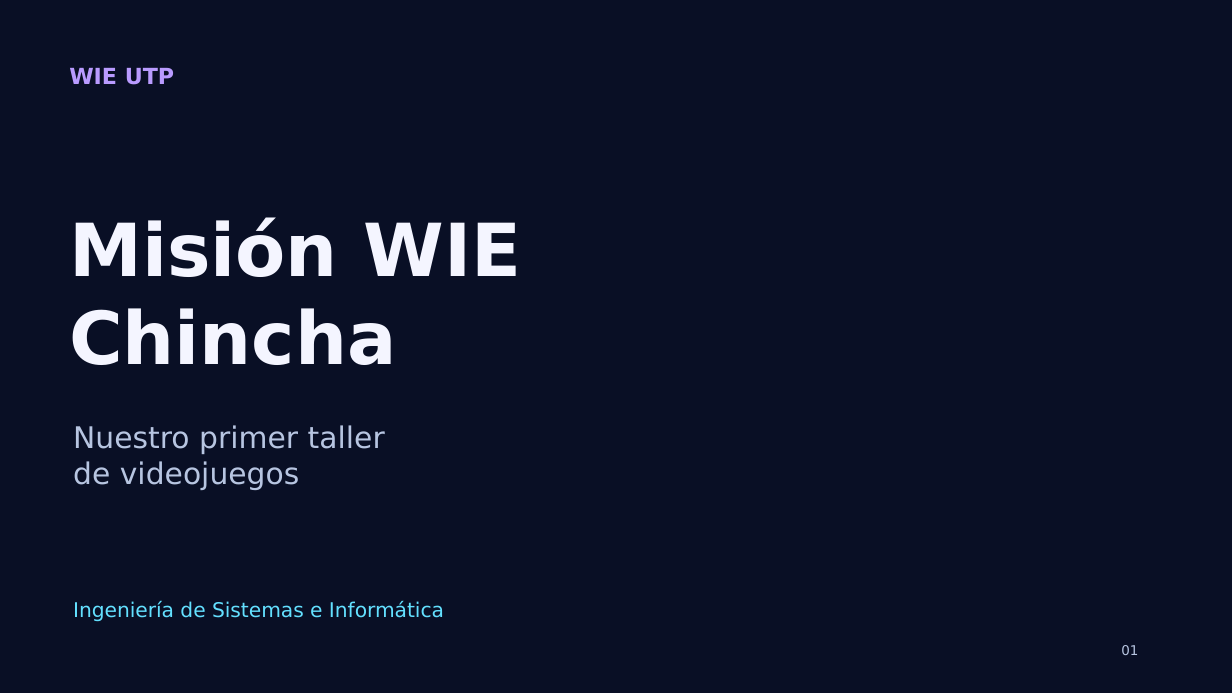
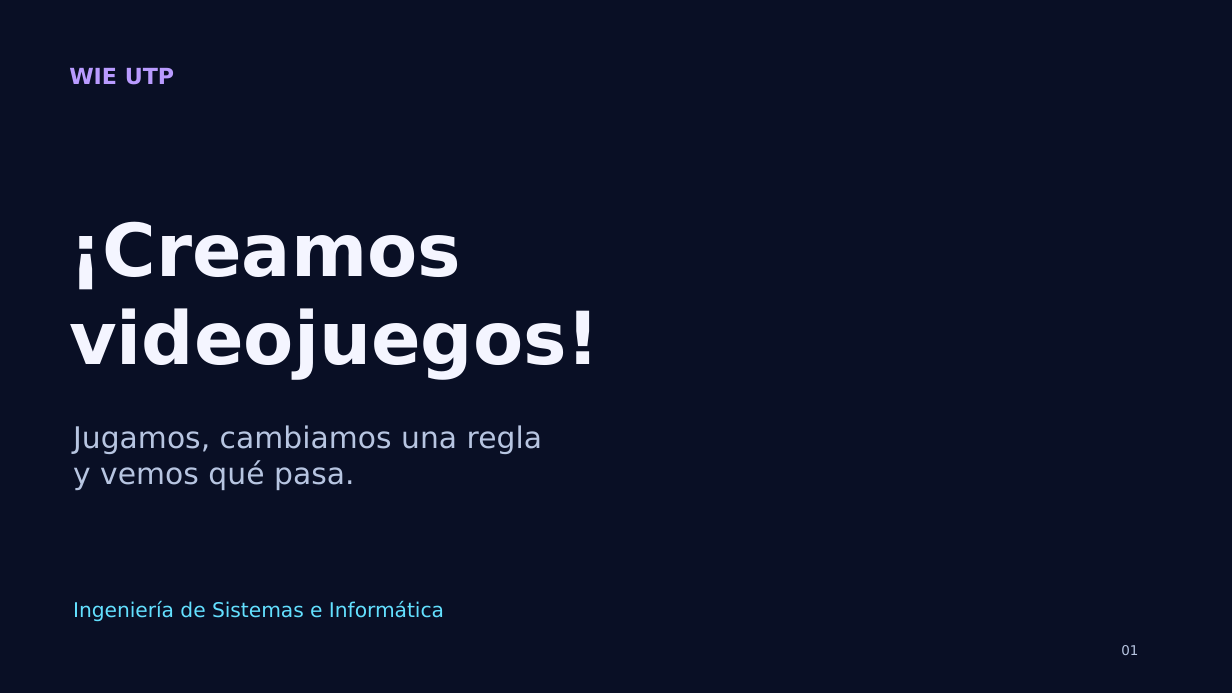
Before and after one commit to PaoloPelaezVillanueva/wie-chincha, a slide deck: slide 1 of Mision_WIE_Chincha_Taller.pptx. Drawn at 1232x693 pixels with LibreOffice and Linux fonts; fonts in the diff are those of the drawing; background and template pictures are left out. Boxes give left, top, right and bottom in pixels: in the first picture for what was removed or moved away, otherwise in the second. Text is boxed around its words. In the diff, an @@ line names an element or a change of style, - is before the commit and + after.

```diff
--- a/Mision_WIE_Chincha_Taller.pptx
+++ b/Mision_WIE_Chincha_Taller.pptx
@@ text at (x1=69, y1=221, x2=600, y2=379): text changed @@
-Misión WIE
-Chincha
+¡Creamos
+videojuegos!
@@ text at (x1=73, y1=425, x2=542, y2=490): text changed @@
-Nuestro primer taller
-de videojuegos
+Jugamos, cambiamos una regla
+y vemos qué pasa.
```
Also in this commit, not shown: 12 other slides changed.
